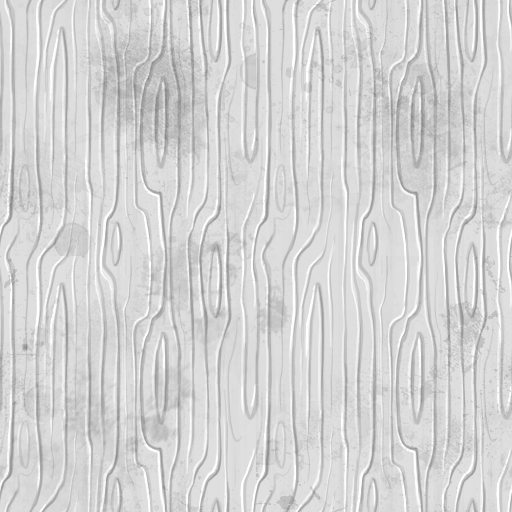
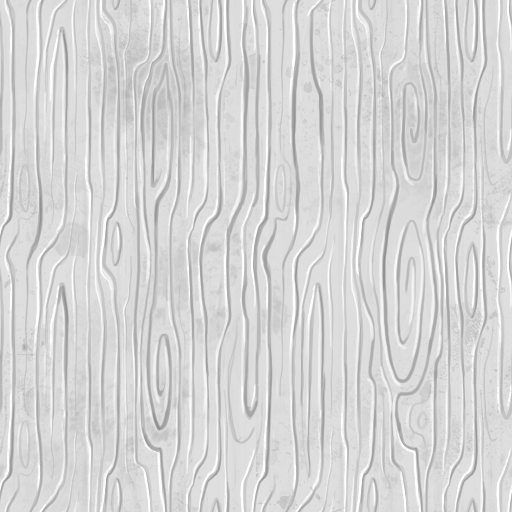
Layer changes from the first 512 x 512 image to the second:
"Layer 3": opacity 44% → 34%, painted on it, masked it over [0, 0, 512, 512]
added layer "Layer 1 copy" above "Layer 1" over [0, 0, 512, 512]
hid "Layer 1", painted on it over [0, 0, 512, 512]
